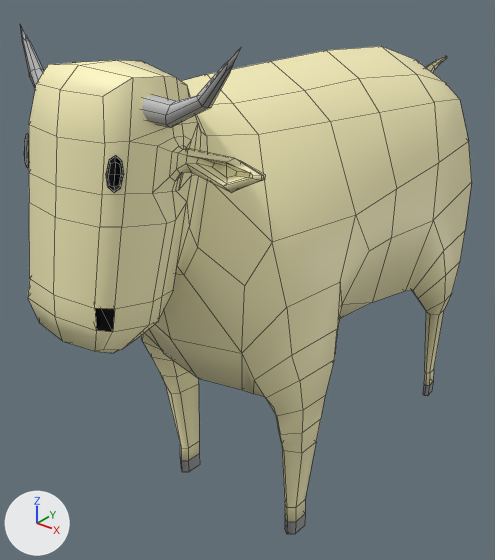
The FBX model Assets/XSBD/Art/HyeonJik/Animals/Cow.fbx as it was, and as the next commit left it.
Before and after are seen from a 50 mm lens placed at (0.231, -0.182, 0.333), pointed at (-0.025, 0.138, 0.135). The lights are fixed; the arrows at lower left show +X, +Y and +Z. Mesh edges are drawn as thin lines. Where no turn or scale is listed for an object, it has been applied to the vertices.

Script lines for the objects in view, before the commit:
```python
mat_blinn1 = principled_material('blinn1')
mat_blinn1.base_color = (0.5, 0.5, 0.5)  # grey #bcbcbc
mat_blinn1.roughness = 0.749
mat_lambert1 = principled_material('lambert1')
mat_lambert1.base_color = (0.5, 0.5, 0.5)  # grey #bcbcbc
me_mesh = bpy.data.meshes.new('Mesh')
me_mesh.from_pydata(...)  # 695 vertices, 686 faces; spans x -0.071..0.071, y -0.021..0.366, z -0.269..0.039
# faces by material slot: [508, 10, 32, 56, 80]
me_mesh.materials.append(mat_lambert8)  # beige #fff7c1
me_mesh.materials.append(mat_lambert7)  # black #000000
me_mesh.materials.append(mat_blinn1)  # grey #bcbcbc
me_mesh.materials.append(mat_lambert1)  # grey #bcbcbc
me_mesh.materials.append(mat_lambert10)  # grey #bcbcbc
# before: 156 (0.046, 0.111, -0.247), 157 (0.05, 0.1, -0.247) at pixel (295, 507), 158 (0.051, 0.11, -0.247) at pixel (305, 499), 159 (0.041, 0.11, -0.247), 160 (0.046, 0.096, -0.247) at pixel (286, 507)
# before: 161 (0.042, 0.099, -0.247) at pixel (284, 501)
# before: 197 (0.051, 0.302, -0.258) at pixel (433, 381), 198 (0.051, 0.294, -0.258) at pixel (429, 385), 199 (0.048, 0.292, -0.258) at pixel (425, 385), 200 (0.048, 0.303, -0.258), 201 (0.046, 0.302, -0.258)
# before: 202 (0.046, 0.294, -0.258) at pixel (423, 383), 677 (0.051, 0.294, -0.269) at pixel (427, 395), 678 (0.051, 0.302, -0.269) at pixel (431, 391), 679 (0.048, 0.292, -0.269) at pixel (424, 395), 680 (0.048, 0.303, -0.269)
# before: 681 (0.046, 0.302, -0.269), 682 (0.046, 0.294, -0.269) at pixel (422, 393)
# before: 389 (-0.046, 0.111, -0.247), 390 (-0.05, 0.1, -0.247) at pixel (179, 443), 391 (-0.051, 0.11, -0.247), 392 (-0.041, 0.11, -0.247) at pixel (199, 441), 393 (-0.046, 0.096, -0.247) at pixel (181, 447)
# before: 394 (-0.042, 0.099, -0.247) at pixel (188, 448)
ob_mesh = bpy.data.objects.new('Mesh', me_mesh)
ob_mesh.location = (0.0, -0.0071, 0.2615)
```
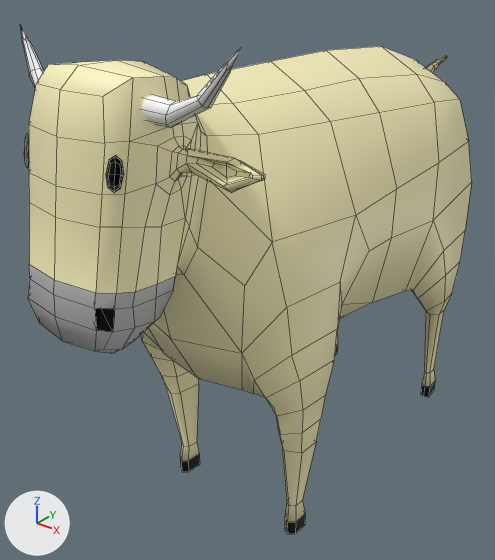
The change, as a list of edits to the scene's bpy script:
```text
Change mat_blinn1:
    mat_blinn1.base_color: (0.5, 0.5, 0.5) -> (0.0, 0.0, 0.0)  # grey #bcbcbc -> black #000000
Change mat_lambert1:
    mat_lambert1.base_color: (0.5, 0.5, 0.5) -> (1.0, 1.0, 1.0)  # grey #bcbcbc -> white #ffffff
Add mat_lambert12:
    mat_lambert12 = principled_material('lambert12')
    mat_lambert12.base_color = (0.5, 0.5, 0.5)  # grey #bcbcbc
Add mat_lambert11:
    mat_lambert11 = principled_material('lambert11')
    mat_lambert11.base_color = (0.0, 0.0, 0.0)  # black #000000
Change me_mesh:
    used by ob_mesh; location = (0.0, -0.0071, 0.2615)
    verts and faces of me_mesh; kept vertices keep their numbers, new ones are numbered from 695
    remove me_mesh.from_pydata(...)  # 695 vertices, 686 faces; spans x -0.071..0.071, y -0.021..0.366, z -0.269..0.039
    add me_mesh.from_pydata(...)  # 709 vertices, 700 faces; spans x -0.071..0.071, y -0.021..0.366, z -0.269..0.039
    me_mesh part 1
    14 faces are deleted
    22 vertices move from x -0.034..0.034, y 0.003..0.034, z -0.08..-0.019 to x -0.034..0.034, y -0.005..0.032, z -0.079..-0.016
    14 vertices are added at x -0.032..0.032, y -0.019..0.029, z -0.07..-0.057
    14 new faces join them, mat_lambert8 (beige #fff7c1)
    14 new faces join them, mat_lambert12 (grey #bcbcbc)
    me_mesh part 2
    add verts[156] = (0.046, 0.109, -0.247)  # moved
    add verts[157] = (0.05, 0.101, -0.247)  # moved, pixel (295, 506)
    add verts[158] = (0.05, 0.108, -0.247)  # moved, pixel (302, 500)
    add verts[159] = (0.042, 0.108, -0.247)  # moved
    add verts[160] = (0.046, 0.099, -0.247)  # moved, pixel (288, 505)
    add verts[161] = (0.043, 0.101, -0.247)  # moved, pixel (286, 501)
    me_mesh part 3
    add verts[197] = (0.052, 0.304, -0.258)  # moved, pixel (435, 380)
    add verts[678] = (0.052, 0.304, -0.269)  # moved, pixel (433, 390)
    add verts[198] = (0.052, 0.292, -0.258)  # moved, pixel (429, 386)
    add verts[677] = (0.052, 0.292, -0.269)  # moved, pixel (428, 397)
    add verts[199] = (0.048, 0.29, -0.258)  # moved, pixel (424, 386)
    add verts[679] = (0.048, 0.29, -0.269)  # moved, pixel (423, 396)
    add verts[200] = (0.048, 0.305, -0.258)  # moved
    add verts[680] = (0.048, 0.305, -0.269)  # moved
    add verts[201] = (0.045, 0.304, -0.258)  # moved
    add verts[681] = (0.045, 0.304, -0.269)  # moved
    add verts[202] = (0.045, 0.292, -0.258)  # moved, pixel (421, 383)
    add verts[682] = (0.045, 0.292, -0.269)  # moved, pixel (420, 394)
    me_mesh part 4
    add verts[389] = (-0.046, 0.109, -0.247)  # moved
    add verts[390] = (-0.05, 0.101, -0.247)  # moved, pixel (181, 442)
    add verts[391] = (-0.05, 0.108, -0.247)  # moved
    add verts[392] = (-0.042, 0.108, -0.247)  # moved, pixel (196, 442)
    add verts[393] = (-0.046, 0.099, -0.247)  # moved, pixel (183, 446)
    add verts[394] = (-0.043, 0.101, -0.247)  # moved, pixel (188, 446)
    me_mesh part 5: 34 faces spanning x -0.033..0.033, y -0.021..0.025, z -0.094..-0.064 switch from mat_lambert8 (beige #fff7c1) to mat_lambert12 (grey #bcbcbc)
    add me_mesh.materials.append(mat_lambert11)  # black #000000
```

What differs and where, as boxes [x1, y1, x2, y2] in the pictures (495 x 560 px; the box of a moved part takes in the faces that stretch with it):
'Mesh', recoloured, reshaped
    both: [20, 24, 472, 534]
part 1 of me_mesh, built on
    both: [29, 125, 198, 309]
part 2 of me_mesh, moved or reshaped
    both: [282, 442, 316, 522]
part 3 of me_mesh, moved or reshaped
    before: [423, 370, 434, 396]
    after: [421, 370, 435, 397]
part 4 of me_mesh, moved or reshaped
    before: [165, 384, 199, 461]
    after: [166, 384, 199, 461]
part 5 of me_mesh, recoloured (beige to grey)
    both: [28, 279, 173, 353]
